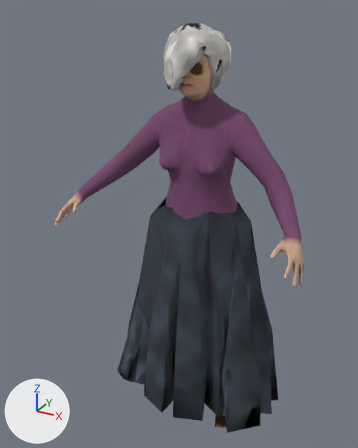
Two versions of the glTF model examples/character-generator/res/models/characters/elder.glb, one commit apart.
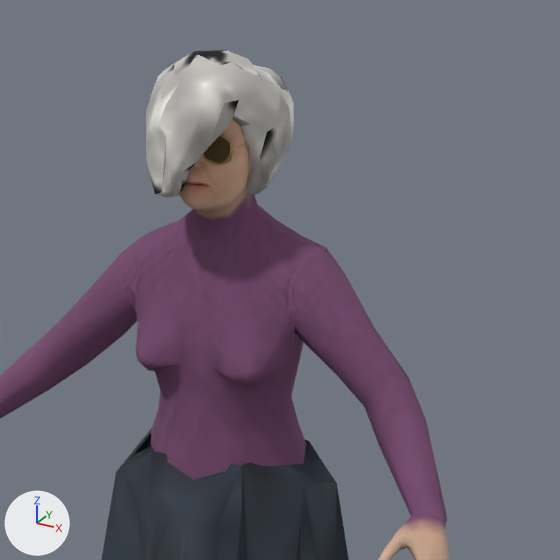
Old and new are each drawn whole from a 50 mm camera at (0.803, -1.532, 1.66) aimed at (-0.074, 0.062, 0.863) and again close up on the part from 27% to 99% of the width and 0% to 57% of the height. Lighting does not change. The marker at lower left points along +X, +Y and +Z. The last two pictures show the newer version. Vertices at exactly the same position are counted once.
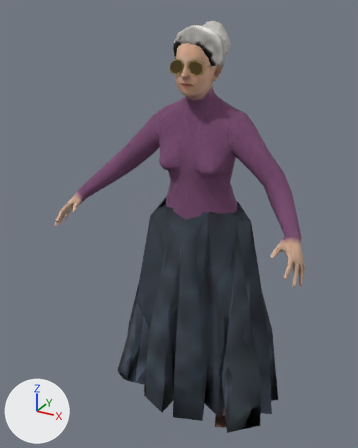
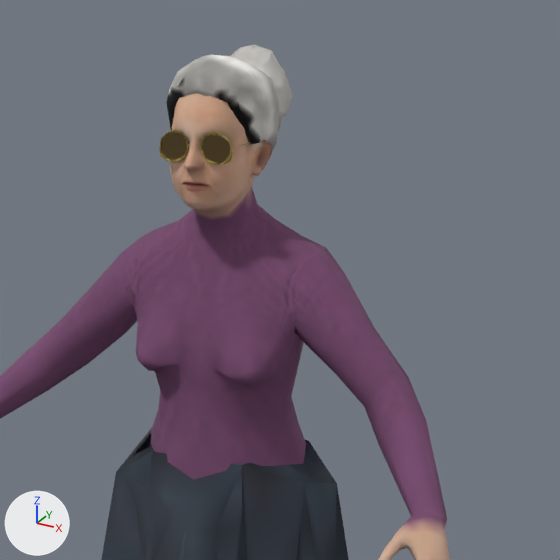
Location of each change, [x1, y1, x2, y2] in pixels of the close-ups (560 x 560 px; the box of a moved part takes in the faces that stretch with it):
'Mesh', reshaped
    before: [0, 50, 450, 560]
    after: [0, 45, 450, 560]
part 1 of me_mesh_0, moved or reshaped
    before: [146, 50, 294, 197]
    after: [166, 45, 292, 151]
part 2 of me_mesh_0, surface changed
    before: [156, 60, 275, 108]
    after: [170, 53, 271, 128]

The change, as a diff of the scene's bpy script:
```diff
--- a/examples/character-generator/res/models/characters/elder.glb.py
+++ b/examples/character-generator/res/models/characters/elder.glb.py
@@ me_mesh_0 @@
 # used by ob_mesh; location = (0.0, 0.0, 0.0)
-me_mesh_0.from_pydata(...)  # 2603 vertices, 4840 faces; spans x -0.49..0.49, y -0.23..0.37, z -0.02..1.61
+me_mesh_0.from_pydata(...)  # 2603 vertices, 4848 faces; spans x -0.49..0.49, y -0.23..0.37, z -0.02..1.61
+# me_mesh_0 part 1: 352 of 2603 vertices moved; they spanned x -0.12..0.1, y -0.07..0.2, z 1.38..1.61 and now span x -0.08..0.08, y -0.02..0.23, z 1.4..1.61; mean shift (0.0, 0.04, 0.02); largest move (-0.05, -0.05, 1.51) -> (-0.04, 0.21, 1.52)
+# me_mesh_0 part 2: 15 kept faces spanning x -0.07..0.08, y -0.02..0.21, z 1.4..1.61 get new texture (UV) coordinates
 me_mesh_0.materials.append(mat_skin)
```
